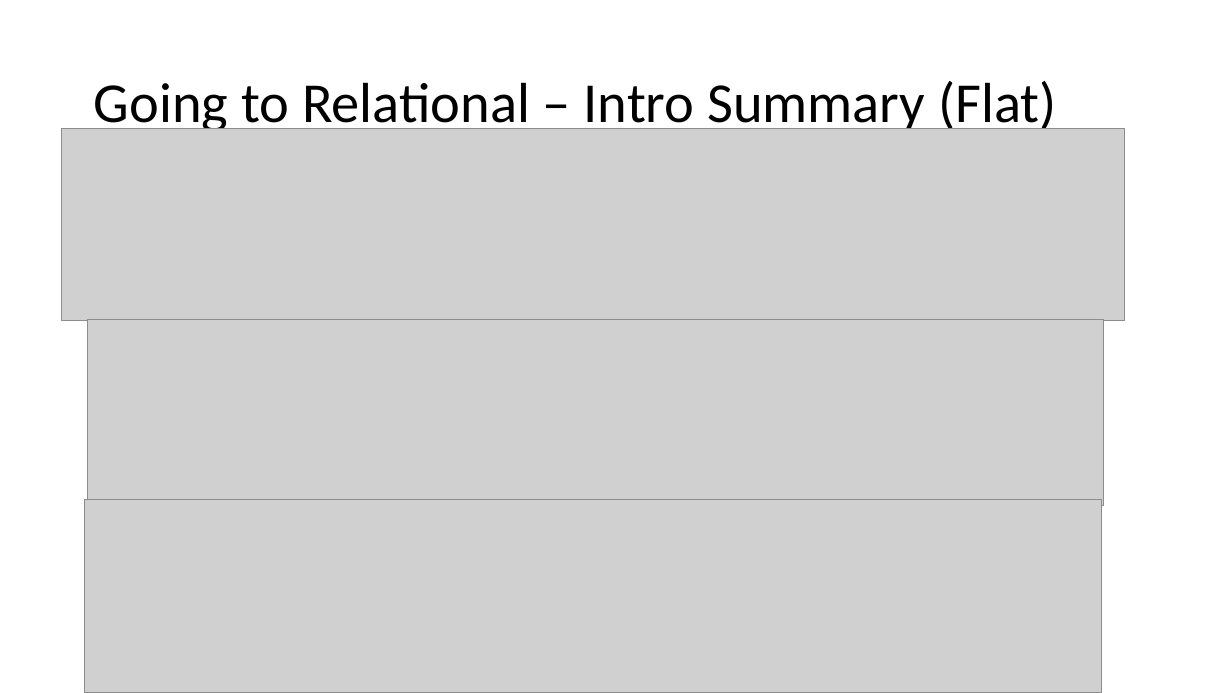
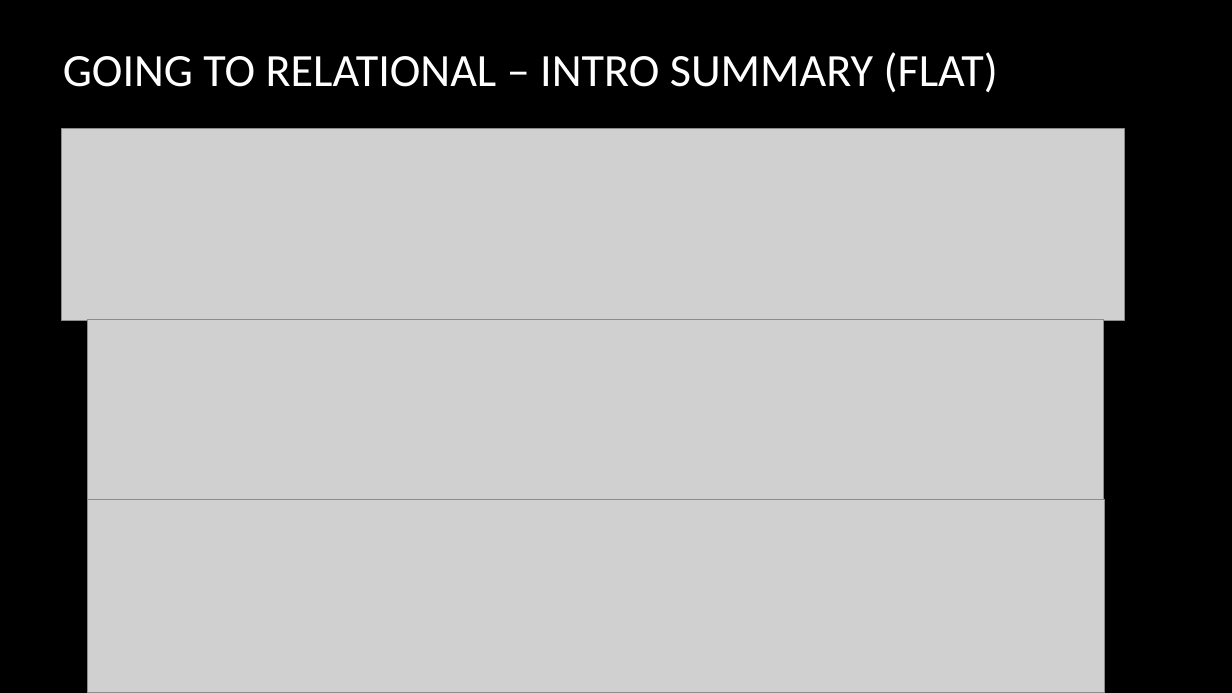
Before and after one commit to VDSFoundry/DbFundamentals, a slide deck: slide 10 of Db Design Fundamentals - Intro.pptx. Drawn at 1232x693 pixels with LibreOffice and Linux fonts; fonts in the diff are those of the drawing; grey boxes stand for pictures; background and template pictures are left out. Boxes give left, top, right and bottom in pixels: in the first picture for what was removed or moved away, otherwise in the second. Text is boxed around its words. In the diff, an @@ line names an element or a change of style, - is before the commit and + after.

```diff
--- a/Db Design Fundamentals - Intro.pptx
+++ b/Db Design Fundamentals - Intro.pptx
@@ background #FFFFFF to picture (left out) @@
@@ title at bbox=[63, 52, 998, 93]: text changed; size 44 to 36 pt; text colour #000000 to #FFFFFF @@
-Going to Relational – Intro Summary (Flat)
+GOING TO RELATIONAL – INTRO SUMMARY (FLAT)
```
Also in this commit, not shown: 23 other slides changed, 1 other file.
